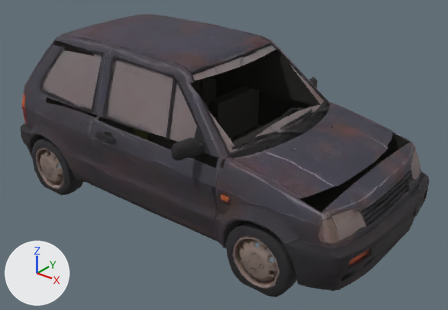
The glTF model export/parts/car_hatchback.glb as it was, and as the next commit left it.
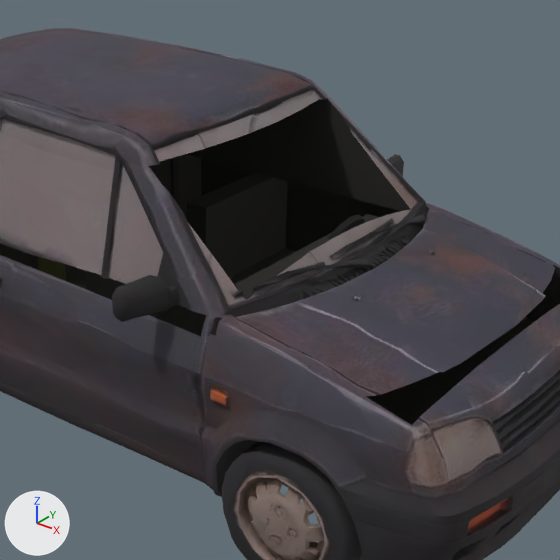
Each version appears first whole from a 50 mm camera at (3.54, -4.23, 3.2) aimed at (0.17, -0.02, 0.59), and next in a close-up on the part from 26% to 88% of the width and 0% to 90% of the height. The axes (+X, +Y, +Z) are drawn at lower left. The lights are the same throughout. The first two pictures are the older version. Vertices at exactly the same position are counted once.

Names of what the first close-up shows: 'body', 'door_back_1', 'door_front_1', 'hood', 'wheel_3'.
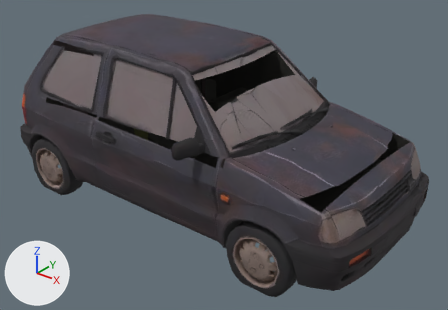
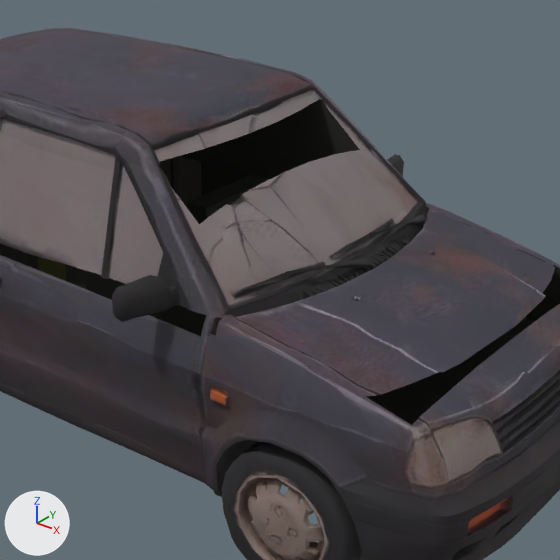
What differs and where, as boxes [x1, y1, x2, y2] in the close-ups (560 x 560 px):
part 1 of me_body, built on
    before: [143, 85, 415, 307]
    after: [143, 85, 415, 305]

Edits to the bpy script that builds the scene:
```text
Change me_body:
    used by ob_body; location = (0.0, 0.0, 0.0)
    remove me_body.from_pydata(...)  # 2400 vertices, 4891 faces; spans x -2.0..2.0, y -0.94..0.95, z 0.01..1.67
    add me_body.from_pydata(...)  # 2585 vertices, 5272 faces; spans x -2.0..2.0, y -0.94..0.95, z 0.01..1.67
    me_body part 1: 62 vertices removed from x -1.42..0.82, y -0.64..0.64, z 1.03..1.52; 247 vertices added at x -0.87..0.98, y -0.64..0.63, z 1.04..1.52
```
